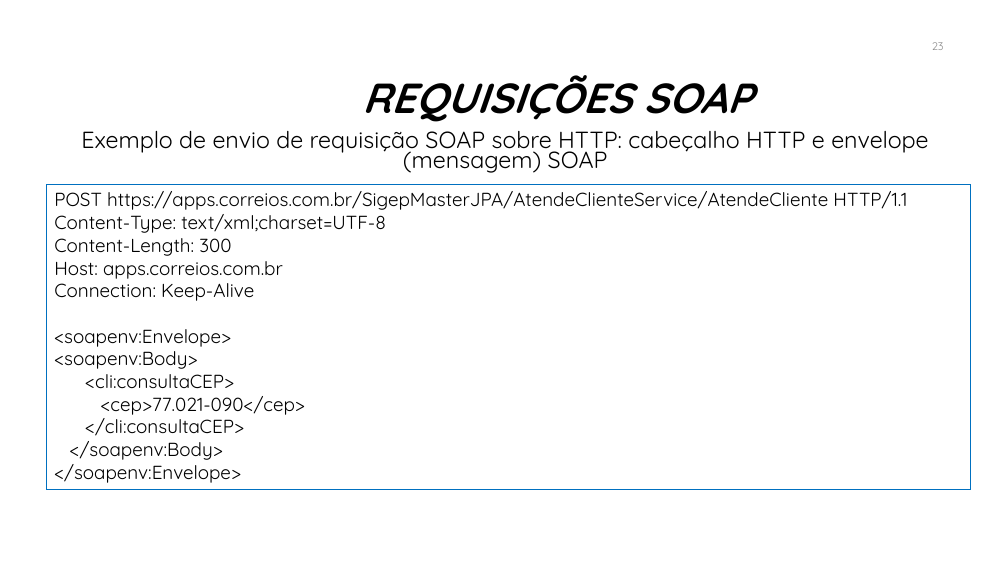
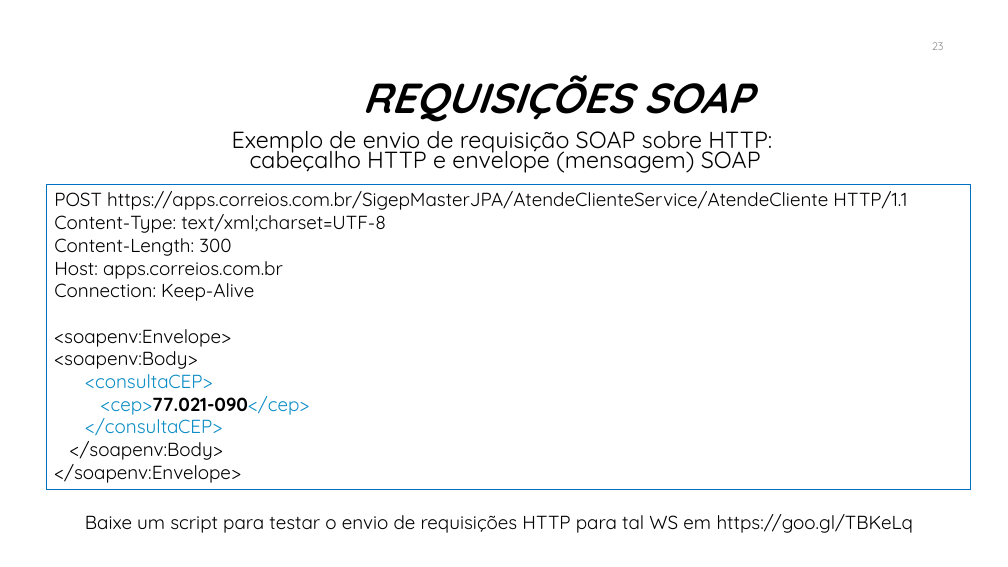
Before and after one commit to manoelcampos/sistemas-distribuidos, a slide deck: slide 23 of projects/08-webservices/webservices.pptx. Drawn at 1008x567 pixels with LibreOffice and Linux fonts; fonts in the diff are those of the drawing; background and template pictures are left out. Boxes give left, top, right and bottom in pixels: in the first picture for what was removed or moved away, otherwise in the second. Text is boxed around its words. In the diff, an @@ line names an element or a change of style, - is before the commit and + after.

```diff
--- a/projects/08-webservices/webservices.pptx
+++ b/projects/08-webservices/webservices.pptx
@@ text "Exemplo de envio de requisição ..." rewrapped from (81,131,928,173) to (232,131,772,173) @@
@@ text in rectangle at (85,368,212,388): text changed; text colour #000000 to #0D8EC5 @@
-<cli:consultaCEP>
+<consultaCEP>
@@ text in rectangle at (85,413,222,436): text changed; text colour #000000 to #0D8EC5 @@
-</cli:consultaCEP>
+</consultaCEP>
@@ text in rectangle at (101,396,310,415): text colour #000000 to #0D8EC5, bold on in "<cep>77.021-090</cep>" @@
@@ text added at (85,514,913,533), 18 pt, text #000000 @@
+Baixe um script para testar o envio de requisições HTTP para tal WS em https://goo.gl/TBKeLq
```
Also in this commit, not shown: 1 other slide changed, 1 other file.
